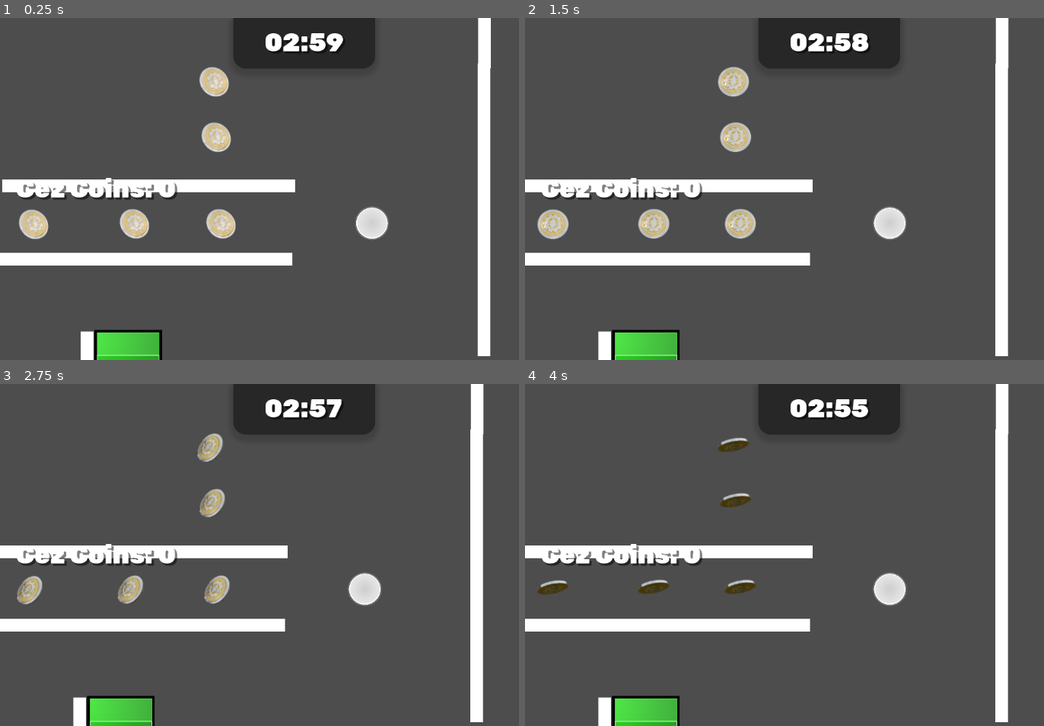
Above: before the commit, frames 1-4 (two rows, left to right).
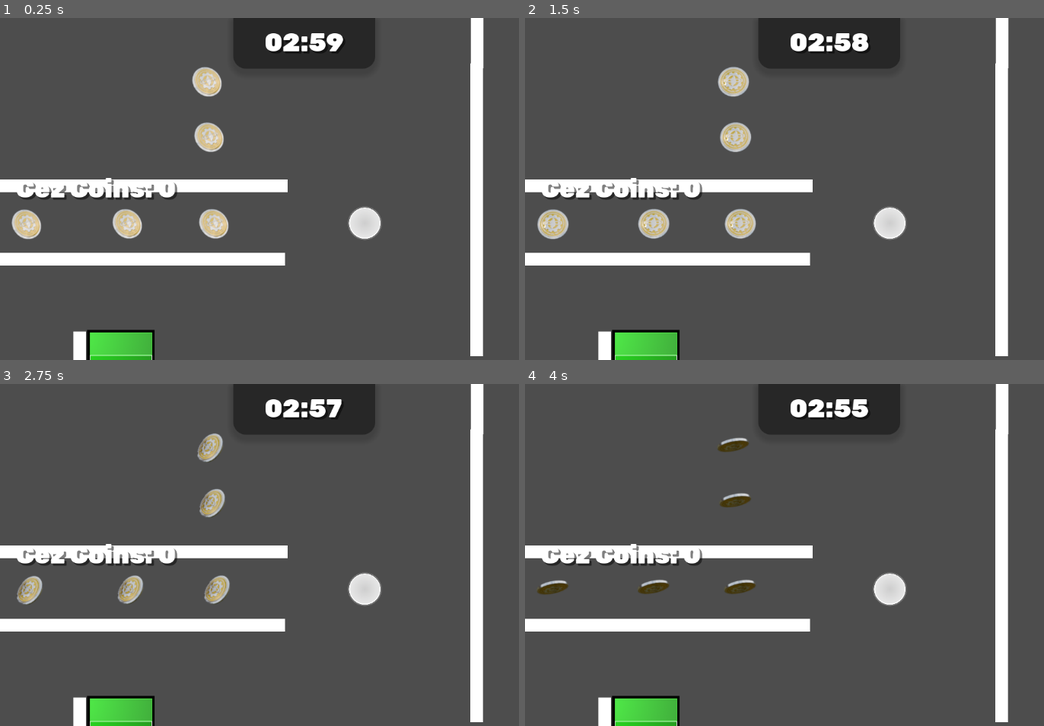
Above: after the commit, the same moments.

Repository: Moderrek/project-ricochet
Game: Godot game, scene res://scenes/levels/level_test.tscn
The game is run twice, just before and just after one commit, with the same random seed, the same clock (stepped at 60 frames per second) and the same inputs. This scene is started directly instead of the project's main scene.
Inputs (mouse positions are in pixels of both pictures, inside the frame that each line leads up to):
- Up to frame 1 (0.25 s): no input
- Up to frame 2 (1.5 s): move the mouse to (960, 171) at 0.52 s; click (960, 171) at 0.67 s; drag from (706, 206) to (732, 82) at 1.27 s
- Up to frame 3 (2.75 s): move the mouse to (363, 479) at 2.02 s; click (363, 479) at 2.17 s
- Up to frame 4 (4 s): drag from (800, 623) to (737, 503) at 2.77 s; move the mouse to (1012, 606) at 3.52 s; click (1012, 606) at 3.67 s

The runs differ from the first frame. In frame 1, 6.1% of the frame differs, in the area x 0-95%, y 0-100%; in frame 2, less than 0.1%; in frame 3, less than 0.1%; in frame 4, less than 0.1%.

Commit message:
Refactor interactable door and vending machine scripts; update scene paths
- Changed `next_level_path` to `next_level` in the Door script for better type safety and clarity.
- Added assertions to ensure `next_level` is set in the Door script.
- Updated the vending machine script to use `play_hover_animation` instead of `_start_hover_animation`.
- Corrected scene paths for collectibles (coffee and cez_coin) in various level scenes.
- Introduced a new NetworkManager for handling HTTP requests and fetching news data in the main menu.
- Created base collectible class and specific collectible scripts for cez_coin and coffee, implementing collection logic and animations.
- Enhanced level management by adding cinematic mode setup and validation in the base level script.

Diff:
--- /dev/null
+++ b/autoloads/network_manager.gd
@@ -0,0 +1,47 @@
+extends Node
+
+var fallback_url: String = "http://127.0.0.1:8080"
+
+var base_url: String = ""
+
+func _ready() -> void:
+	_setup_environment()
+
+func _setup_environment() -> void:
+	if OS.has_feature("editor"):
+		base_url = "http://127.0.0.1:8080"
+		print("[NetworkManager] Development Environement (", base_url, ")")
+	elif OS.has_feature("web"):
+		if JavaScriptBridge.get_interface("window"):
+			base_url = JavaScriptBridge.eval("window.location.origin")
+			print("[NetworkManager] Web Production Environment (", base_url, ")")
+		else:
+			base_url = ""
+	else:
+		# TODO: domain
+		base_url = fallback_url
+
+func fetch_news(on_success: Callable, on_error: Callable) -> void:
+	# TODO: reuse HTTPRequest
+	var request = HTTPRequest.new()
+	add_child(request)
+
+	request.request_completed.connect(func(result: int, response_code: int, _headers: PackedStringArray, body: PackedByteArray):
+		request.queue_free()
+
+		if result == HTTPRequest.RESULT_SUCCESS and response_code == 200:
+			var json = JSON.new()
+			if json.parse(body.get_string_from_utf8()) == OK:
+				on_success.call(json.get_data())
+			else:
+				on_error.call("Failed to parse JSON.")
+		else:
+			on_error.call("Connection ERROR. Code: " + str(response_code))
+	)
+
+	var url = base_url + "/api/news"
+	var error = request.request(url)
+
+	if error != OK:
+		request.queue_free()
+		on_error.call("Failed to initialize HTTP connection.")
--- a/project.godot
+++ b/project.godot
@@ -29,6 +29,7 @@
 SaveManager="*uid://dxsfwh1sluerl"
 GameManager="*uid://bclc6d6j5v14s"
 PauseMenu="*uid://b3ktuj0msl7n2"
+NetworkManager="*uid://chaqjkwb4sor0"
 
 [display]
 
@@ -48,3 +49,4 @@
 rendering_device/driver.windows="d3d12"
 renderer/rendering_method="gl_compatibility"
 renderer/rendering_method.mobile="gl_compatibility"
+textures/vram_compression/import_etc2_astc=true
--- /dev/null
+++ b/scenes/collectibles/base_collectible.gd
@@ -0,0 +1,41 @@
+extends Area2D
+class_name BaseCollectible
+
+var _is_collected: bool = false
+var _collect_tween: Tween
+
+# Virtual Function
+func _apply_effect() -> void: pass
+
+func collect() -> void:
+	if _is_collected:
+		return
+	_is_collected = true
+	set_deferred("monitoring", false)
+
+	_apply_effect()
+	monitoring = false
+
+	play_collect_animation()
+
+func is_collected() -> bool:
+	return _is_collected
+
+func play_collect_animation() -> void:
+	if _collect_tween:
+		_collect_tween.kill()
+
+	_collect_tween = create_tween()
+	_collect_tween.set_parallel(true)
+
+	_collect_tween.tween_property(self, "position:y", -80.0, 0.4).as_relative().set_trans(Tween.TRANS_QUAD).set_ease(Tween.EASE_OUT)
+	_collect_tween.tween_property(self, "modulate:a", 0.0, 0.4)
+
+	_collect_tween.chain().tween_callback(queue_free)
+
+func _ready() -> void:
+	body_entered.connect(_on_body_entered)
+
+func _on_body_entered(body: Node2D) -> void:
+	if not _is_collected and body.is_in_group("player"):
+		collect()
--- /dev/null
+++ b/scenes/collectibles/cez_coin/cez_coin.gd
@@ -0,0 +1,6 @@
+extends BaseCollectible
+
+@export var value: int = 1
+
+func _apply_effect() -> void:
+	GameManager.add_coins(value)
--- a/scenes/interactables/cez_coin/cez_coin.tscn
+++ b/scenes/collectibles/cez_coin/cez_coin.tscn
@@ -1,6 +1,6 @@
 [gd_scene format=3 uid="uid://bp4bmbtgpi3cn"]
 
-[ext_resource type="Script" uid="uid://c2x7rvn4rmvmj" path="res://scenes/interactables/cez_coin/cez_coin.gd" id="1_7qc10"]
+[ext_resource type="Script" uid="uid://c2x7rvn4rmvmj" path="res://scenes/collectibles/cez_coin/cez_coin.gd" id="1_7qc10"]
 [ext_resource type="Texture2D" uid="uid://dh4oy3skmg6ir" path="res://assets/images/cez_coin_spritesheet.png" id="2_nt470"]
 
 [sub_resource type="CircleShape2D" id="CircleShape2D_b7icy"]
--- /dev/null
+++ b/scenes/collectibles/coffee/coffee.gd
@@ -0,0 +1,19 @@
+extends BaseCollectible
+class_name CoffeeCollectible
+
+@export_category("Collectible")
+@export_range(0.0, 100.0, 1.0, "suffix:MAX%") var boost_amount: float = 50.0 # maximum boost: 100
+
+var _hover_tween: Tween
+
+func _apply_effect() -> void:
+	GameManager.add_boost(boost_amount)
+
+func play_hover_animation() -> void:
+	if _hover_tween:
+		_hover_tween.kill()
+
+	_hover_tween = create_tween().set_loops()
+
+	_hover_tween.tween_property(self, "position:y", -5.0, 1.0).as_relative().set_trans(Tween.TRANS_SINE).set_ease(Tween.EASE_IN_OUT)
+	_hover_tween.tween_property(self, "position:y", 5.0, 1.0).as_relative().set_trans(Tween.TRANS_SINE).set_ease(Tween.EASE_IN_OUT)
--- a/scenes/interactables/coffee/coffee.tscn
+++ b/scenes/collectibles/coffee/coffee.tscn
@@ -1,6 +1,6 @@
 [gd_scene format=3 uid="uid://50bacffex26x"]
 
-[ext_resource type="Script" uid="uid://34u23spn7pd1" path="res://scenes/interactables/coffee/coffee.gd" id="1_bggki"]
+[ext_resource type="Script" uid="uid://34u23spn7pd1" path="res://scenes/collectibles/coffee/coffee.gd" id="1_bggki"]
 [ext_resource type="Texture2D" uid="uid://tcpnulnchxbq" path="res://assets/images/coffee_spritesheet.png" id="1_wkfra"]
 
 [sub_resource type="AtlasTexture" id="AtlasTexture_bggki"]
--- a/scenes/entities/player/aim_line.gd
+++ b/scenes/entities/player/aim_line.gd
@@ -1,6 +1,7 @@
 extends Node2D
+class_name AimLine
 
-@onready var line_node = $Line
+@onready var line_node = $Line2D
 @onready var arrow_node = $ArrowPolygon
 @onready var raycast_node = $RayCast
 @onready var player = get_parent()
--- a/scenes/entities/player/aim_line.tscn
+++ b/scenes/entities/player/aim_line.tscn
@@ -5,7 +5,7 @@
 [node name="AimLine" type="Node2D" unique_id=2122664174]
 script = ExtResource("1_0xpom")
 
-[node name="Line" type="Line2D" parent="." unique_id=105750693]
+[node name="Line2D" type="Line2D" parent="." unique_id=105750693]
 joint_mode = 2
 begin_cap_mode = 2
 end_cap_mode = 1
--- a/scenes/entities/player/player.gd
+++ b/scenes/entities/player/player.gd
@@ -1,4 +1,5 @@
 extends RigidBody2D
+class_name Player
 
 # Exports
 @export_range(0, 5000, 1, "suffix:px") var max_force: float = 2400.0
@@ -7,6 +8,7 @@
 
 # Nodes
 @onready var particles: CPUParticles2D = $CPUParticles2D
+@onready var aim_line: AimLine = $AimLine
 
 # Variables
 var is_aiming: bool = false
--- a/scenes/interactables/cez_coin/cez_coin.gd
+++ /dev/null
@@ -1,23 +0,0 @@
-extends Area2D
-
-@export var value: int = 1
-
-func _ready():
-	body_entered.connect(_on_body_entered)
-
-func _on_body_entered(body):
-	if body.is_in_group("player"):
-		_collect()
-
-func _collect():
-	# Blocking collider.
-	set_deferred("monitoring", false)
-
-	GameManager.add_coins(value)
-
-	var tween = create_tween()
-	tween.set_parallel(true)
-	tween.tween_property(self, "position:y", position.y - 80, 0.4).set_trans(Tween.TRANS_QUAD).set_ease(Tween.EASE_OUT)
-	tween.tween_property(self, "modulate:a", 0.0, 0.4)
-
-	tween.finished.connect(queue_free)
--- a/scenes/interactables/coffee/coffee.gd
+++ /dev/null
@@ -1,35 +0,0 @@
-extends Area2D
-
-@export var boost_amount: float = 50.0
-
-var _hover_tween: Tween
-
-func _ready() -> void:
-	body_entered.connect(_on_body_entered)
-	#_start_hover_animation()
-
-func _start_hover_animation() -> void:
-	_hover_tween = create_tween().set_loops()
-
-	_hover_tween.tween_property(self, "position:y", -5.0, 1.0).as_relative().set_trans(Tween.TRANS_SINE).set_ease(Tween.EASE_IN_OUT)
-	_hover_tween.tween_property(self, "position:y", 5.0, 1.0).as_relative().set_trans(Tween.TRANS_SINE).set_ease(Tween.EASE_IN_OUT)
-
-func _on_body_entered(body: Node2D) -> void:
-	if body.is_in_group("player"):
-		_collect()
-
-func _collect() -> void:
-	set_deferred("monitoring", false)
-
-	if _hover_tween and _hover_tween.is_valid():
-		_hover_tween.kill()
-
-	GameManager.add_boost(boost_amount)
-
-	var collect_tween = create_tween()
-	collect_tween.set_parallel(true)
-
-	collect_tween.tween_property(self, "position:y", -80.0, 0.4).as_relative().set_trans(Tween.TRANS_QUAD).set_ease(Tween.EASE_OUT)
-	collect_tween.tween_property(self, "modulate:a", 0.0, 0.4)
-
-	collect_tween.chain().tween_callback(queue_free)
--- a/scenes/interactables/door/door.gd
+++ b/scenes/interactables/door/door.gd
@@ -1,15 +1,17 @@
 extends Area2D
+class_name Door
 
-@export_file("*.tscn") var next_level_path: String
+@export var next_level: PackedScene
+
+func trigger() -> void:
+	SceneChanger.change_scene_smooth(next_level.resource_path)
 
 func _ready():
+	assert(next_level != null, "next_level not set!")
+
 	body_entered.connect(_on_body_entered)
 
 func _on_body_entered(body: Node2D):
 	if not body.is_in_group("player"):
 		return
-	if next_level_path == "":
-		push_warning("You forgot to set next level path in Door.")
-		return
-
-	SceneChanger.change_scene_smooth(next_level_path)
+	trigger()
--- a/scenes/interactables/vending_machine/vending_machine.gd
+++ b/scenes/interactables/vending_machine/vending_machine.gd
@@ -59,5 +59,5 @@
 	jump_tween.tween_property(coffee, "global_position:x", target_pos.x, 0.4).set_trans(Tween.TRANS_LINEAR)
 	jump_tween.tween_property(coffee, "global_position:y", target_pos.y, 0.4).set_trans(Tween.TRANS_CUBIC).set_ease(Tween.EASE_OUT)
 
-	if coffee.has_method("_start_hover_animation"):
-		jump_tween.chain().tween_callback(coffee._start_hover_animation)
+	if coffee.has_method("play_hover_animation"):
+		jump_tween.chain().tween_callback(coffee.play_hover_animation)
--- a/scenes/interactables/vending_machine/vending_machine.tscn
+++ b/scenes/interactables/vending_machine/vending_machine.tscn
@@ -2,7 +2,7 @@
 
 [ext_resource type="Script" uid="uid://vcwujiav2nj3" path="res://scenes/interactables/vending_machine/vending_machine.gd" id="1_7b47a"]
 [ext_resource type="Texture2D" uid="uid://cg4v688bnp7ha" path="res://assets/images/vending.png" id="1_eps6u"]
-[ext_resource type="PackedScene" uid="uid://50bacffex26x" path="res://scenes/interactables/coffee/coffee.tscn" id="2_uc8mh"]
+[ext_resource type="PackedScene" uid="uid://50bacffex26x" path="res://scenes/collectibles/coffee/coffee.tscn" id="2_uc8mh"]
 
 [sub_resource type="RectangleShape2D" id="RectangleShape2D_7b47a"]
 size = Vector2(128, 192)
--- a/scenes/levels/base_level.gd
+++ b/scenes/levels/base_level.gd
@@ -7,36 +7,70 @@
 # Nodes
 @onready var player_spawn: Marker2D = $PlayerSpawnMarker
 @onready var level_camera: Camera2D = $LevelCamera
+@onready var hud: CanvasLayer = $HUD
+@onready var entities_container: Node = $Entities
 
 # Variables
-var player: Node2D = null
+var player: Player = null
 
 # Shake
 var shake_strength: float = 0.0
 var shake_decay: float = 5.0
 
+func _on_before_level_start():
+	pass
+
+func _on_level_started():
+	pass
+
+func _on_player_spawned(_player: Player):
+	pass
+
 func _ready():
+	_validate_level()
+
+	_setup_cinematic_mode()
 	if is_cinematic_mode:
-		if has_node("LevelCamera"):
-			$LevelCamera.enabled = false
-		if has_node("HUD"):
-			$HUD.visible = false
 		return
-	if has_node("LevelCamera"):
-		$LevelCamera.enabled = true
-	if has_node("HUD"):
-		$HUD.visible = true
 
-	var level_data: LevelData
+	_on_before_level_start()
 
+	_setup_ui()
+	var level_data = _load_level_data()
+	_apply_level_settings(level_data)
+
+	_on_level_started()
+
+func _validate_level() -> void:
+	assert(player_spawn != null)
+	assert(level_camera != null)
+	assert(hud != null)
+	assert(entities_container != null)
+
+func _setup_cinematic_mode() -> void:
+	if not is_cinematic_mode:
+		return
+
+	if level_camera:
+		level_camera.enabled = false
+	if hud:
+		hud.visible = false
+
+func _setup_ui() -> void:
+	if level_camera:
+		level_camera.enabled = true
+	if hud:
+		hud.visible = true
+
+func _load_level_data() -> LevelData:
 	if not GameManager.is_game_running:
-		# F6
+		# Propably F6
 		print("Detected Level Testing mode")
-		level_data = GameManager.start_test_scene(scene_file_path)
-	else:
-		# Normal
-		level_data = GameManager.get_current_level_data()
+		return GameManager.start_test_scene(scene_file_path)
 
+	return GameManager.get_current_level_data()
+
+func _apply_level_settings(level_data: LevelData) -> void:
 	var requires_player = true
 	var has_timer = true
 
@@ -52,8 +86,13 @@
 
 func _spawn_player():
 	player = GameManager.create_player()
-	$Entities.add_child(player)
-	player.set_deferred("global_position", player_spawn.global_position)
+
+	if entities_container:
+		entities_container.add_child(player)
+	else:
+		add_child(player)
+
+	player.global_position = player_spawn.global_position
 
 	var remote_transform = RemoteTransform2D.new()
 	remote_transform.remote_path = level_camera.get_path()
@@ -61,3 +100,5 @@
 
 	level_camera.global_position = player_spawn.global_position
 	level_camera.reset_smoothing()
+
+	_on_player_spawned(player)
--- a/scenes/levels/first_level.tscn
+++ b/scenes/levels/first_level.tscn
@@ -2,7 +2,7 @@
 
 [ext_resource type="PackedScene" uid="uid://0dahmcdfnjd5" path="res://scenes/levels/base_level.tscn" id="1_1bbdw"]
 [ext_resource type="Texture2D" uid="uid://ctj13btnys8ks" path="res://assets/images/wall_test.png" id="2_gy01a"]
-[ext_resource type="PackedScene" uid="uid://bp4bmbtgpi3cn" path="res://scenes/interactables/cez_coin/cez_coin.tscn" id="3_xbibw"]
+[ext_resource type="PackedScene" uid="uid://bp4bmbtgpi3cn" path="res://scenes/collectibles/cez_coin/cez_coin.tscn" id="3_xbibw"]
 [ext_resource type="PackedScene" uid="uid://lvklfo0pscmv" path="res://scenes/interactables/vending_machine/vending_machine.tscn" id="4_qhf3p"]
 [ext_resource type="PackedScene" uid="uid://c2lckjp47l84q" path="res://scenes/interactables/pallet/pallet.tscn" id="5_3kh8m"]
 [ext_resource type="PackedScene" uid="uid://f0b327r50edc" path="res://scenes/interactables/level_end_area/level_end_area.tscn" id="6_qhf3p"]
--- a/scenes/levels/level_0.tscn
+++ b/scenes/levels/level_0.tscn
@@ -3,12 +3,12 @@
 [ext_resource type="PackedScene" uid="uid://0dahmcdfnjd5" path="res://scenes/levels/base_level.tscn" id="1_n2h5a"]
 [ext_resource type="Script" uid="uid://pmt3vrml7m1s" path="res://scenes/levels/level_camera.gd" id="2_6ayib"]
 [ext_resource type="Shader" uid="uid://mb272d4b0hl6" path="res://shaders/blueprint.gdshader" id="2_53han"]
-[ext_resource type="PackedScene" uid="uid://bp4bmbtgpi3cn" path="res://scenes/interactables/cez_coin/cez_coin.tscn" id="3_1f54s"]
+[ext_resource type="PackedScene" uid="uid://bp4bmbtgpi3cn" path="res://scenes/collectibles/cez_coin/cez_coin.tscn" id="3_1f54s"]
 [ext_resource type="Texture2D" uid="uid://dphek2jkg6fc6" path="res://assets/images/arrow_up.png" id="3_3mnpy"]
 [ext_resource type="PackedScene" uid="uid://qsfvimesjvis" path="res://scenes/environment/wall/wall.tscn" id="4_2vy66"]
 [ext_resource type="Texture2D" uid="uid://i8oc6vj7ysmw" path="res://assets/images/arrow_turn_right.png" id="4_6ayib"]
 [ext_resource type="PackedScene" uid="uid://f0b327r50edc" path="res://scenes/interactables/level_end_area/level_end_area.tscn" id="5_rtok4"]
-[ext_resource type="PackedScene" uid="uid://50bacffex26x" path="res://scenes/interactables/coffee/coffee.tscn" id="9_65guy"]
+[ext_resource type="PackedScene" uid="uid://50bacffex26x" path="res://scenes/collectibles/coffee/coffee.tscn" id="9_65guy"]
 
 [sub_resource type="ShaderMaterial" id="ShaderMaterial_dume2"]
 shader = ExtResource("2_53han")
--- a/scenes/levels/level_camera.gd
+++ b/scenes/levels/level_camera.gd
@@ -3,6 +3,8 @@
 @export var trauma_reduction_rate: float = 1.0
 @export var max_offset: Vector2 = Vector2(80.0, 80.0)
 @export var max_roll: float = 0.05
+@export var trauma_scale := 30.0
+@export var noise_time_speed := 60.0
 
 var trauma: float = 0.0
 var time_y: float = 0.0
@@ -10,22 +12,28 @@
 @onready var noise: FastNoiseLite = FastNoiseLite.new()
 
 func _ready() -> void:
+	set_process(false)
 	GameManager.camera_shake_request.connect(add_trauma)
 
 	noise.noise_type = FastNoiseLite.TYPE_SIMPLEX
 	noise.seed = randi()
 	noise.frequency = 0.5
 
+func _exit_tree() -> void:
+	if GameManager.camera_shake_request.is_connected(add_trauma):
+		GameManager.camera_shake_request.disconnect(add_trauma)
+
 func add_trauma(amount: float) -> void:
-	var normalized_amount = amount / 30.0
+	var normalized_amount = amount / trauma_scale
 	trauma = clamp(trauma + normalized_amount, 0.0, 1.0)
+	set_process(true)
 
 func _process(delta: float) -> void:
 	if trauma > 0.0:
 		trauma = clamp(trauma - trauma_reduction_rate * delta, 0.0, 1.0)
 		var shake = trauma * trauma
 
-		time_y += delta * 60.0
+		time_y += delta * noise_time_speed
 
 		offset.x = max_offset.x * shake * noise.get_noise_2d(0.0, time_y)
 		offset.y = max_offset.y * shake * noise.get_noise_2d(100.0, time_y)
@@ -35,3 +43,4 @@
 	elif offset != Vector2.ZERO:
 		offset = Vector2.ZERO
 		rotation = 0.0
+		set_process(false)
--- a/scenes/levels/level_test.tscn
+++ b/scenes/levels/level_test.tscn
@@ -2,8 +2,9 @@
 
 [ext_resource type="PackedScene" uid="uid://0dahmcdfnjd5" path="res://scenes/levels/base_level.tscn" id="1_tkopl"]
 [ext_resource type="PackedScene" uid="uid://f0b327r50edc" path="res://scenes/interactables/level_end_area/level_end_area.tscn" id="2_13ghj"]
-[ext_resource type="PackedScene" uid="uid://bp4bmbtgpi3cn" path="res://scenes/interactables/cez_coin/cez_coin.tscn" id="3_d44nw"]
+[ext_resource type="PackedScene" uid="uid://bp4bmbtgpi3cn" path="res://scenes/collectibles/cez_coin/cez_coin.tscn" id="3_d44nw"]
 [ext_resource type="PackedScene" uid="uid://b7t78m2mae27" path="res://scenes/interactables/door/door.tscn" id="4_4ptlp"]
+[ext_resource type="PackedScene" uid="uid://roygbhglbhmm" path="res://scenes/levels/level_0.tscn" id="5_4lw2e"]
 [ext_resource type="PackedScene" uid="uid://lvklfo0pscmv" path="res://scenes/interactables/vending_machine/vending_machine.tscn" id="5_ycf23"]
 [ext_resource type="PackedScene" uid="uid://c2lckjp47l84q" path="res://scenes/interactables/pallet/pallet.tscn" id="6_uh3ll"]
 
@@ -295,7 +296,7 @@
 
 [node name="Door" parent="Entities" parent_id_path=PackedInt32Array(1153031609) index="27" unique_id=605632606 instance=ExtResource("4_4ptlp")]
 position = Vector2(1058, 503)
-next_level_path = "uid://roygbhglbhmm"
+next_level = ExtResource("5_4lw2e")
 
 [node name="VendingMachine" parent="Entities" parent_id_path=PackedInt32Array(1153031609) index="28" unique_id=635205341 instance=ExtResource("5_ycf23")]
 position = Vector2(109, -635)
--- a/scenes/levels/level_test_tilemap.tscn
+++ b/scenes/levels/level_test_tilemap.tscn
@@ -2,11 +2,12 @@
 
 [ext_resource type="PackedScene" uid="uid://0dahmcdfnjd5" path="res://scenes/levels/base_level.tscn" id="1_cbu3j"]
 [ext_resource type="Texture2D" uid="uid://ctj13btnys8ks" path="res://assets/images/wall_test.png" id="2_372h1"]
-[ext_resource type="PackedScene" uid="uid://bp4bmbtgpi3cn" path="res://scenes/interactables/cez_coin/cez_coin.tscn" id="3_372h1"]
+[ext_resource type="PackedScene" uid="uid://bp4bmbtgpi3cn" path="res://scenes/collectibles/cez_coin/cez_coin.tscn" id="3_372h1"]
 [ext_resource type="PackedScene" uid="uid://b7t78m2mae27" path="res://scenes/interactables/door/door.tscn" id="4_ym01l"]
 [ext_resource type="PackedScene" uid="uid://lvklfo0pscmv" path="res://scenes/interactables/vending_machine/vending_machine.tscn" id="5_b5xd0"]
+[ext_resource type="PackedScene" uid="uid://roygbhglbhmm" path="res://scenes/levels/level_0.tscn" id="5_qkdxx"]
 [ext_resource type="PackedScene" uid="uid://c2lckjp47l84q" path="res://scenes/interactables/pallet/pallet.tscn" id="6_ikdyd"]
-[ext_resource type="PackedScene" uid="uid://50bacffex26x" path="res://scenes/interactables/coffee/coffee.tscn" id="7_nhsd0"]
+[ext_resource type="PackedScene" uid="uid://50bacffex26x" path="res://scenes/collectibles/coffee/coffee.tscn" id="7_nhsd0"]
 [ext_resource type="PackedScene" uid="uid://f0b327r50edc" path="res://scenes/interactables/level_end_area/level_end_area.tscn" id="8_x76xk"]
 
 [sub_resource type="PhysicsMaterial" id="PhysicsMaterial_cbu3j"]
@@ -66,7 +67,7 @@
 
 [node name="Door" parent="Entities" parent_id_path=PackedInt32Array(1153031609) index="8" unique_id=605632606 instance=ExtResource("4_ym01l")]
 position = Vector2(-95, 194)
-next_level_path = "uid://roygbhglbhmm"
+next_level = ExtResource("5_qkdxx")
 
 [node name="VendingMachine" parent="Entities" parent_id_path=PackedInt32Array(1153031609) index="9" unique_id=635205341 instance=ExtResource("5_b5xd0")]
 position = Vector2(257, -479)
--- a/scenes/menus/main_menu.gd
+++ b/scenes/menus/main_menu.gd
@@ -24,6 +24,7 @@
 		quit_button.hide()
 
 	_setup_buttons()
+	NetworkManager.fetch_news(_on_news_loaded, _on_news_error)
 
 func _setup_buttons() -> void:
 	var buttons = menu_buttons_container.get_children()
@@ -87,3 +88,9 @@
 
 		"QuitButton":
 			get_tree().quit()
+
+func _on_news_loaded(news_data: Array) -> void:
+	print(news_data)
+
+func _on_news_error(error_message: String) -> void:
+	print("ERROR: NetworkManager: ", error_message)
Not shown, added: autoloads/network_manager.gd.uid
Not shown, added: scenes/collectibles/base_collectible.gd.uid
Renamed: scenes/interactables/cez_coin/cez_coin.gd.uid -> scenes/collectibles/cez_coin/cez_coin.gd.uid
Renamed: scenes/interactables/coffee/coffee.gd.uid -> scenes/collectibles/coffee/coffee.gd.uid
